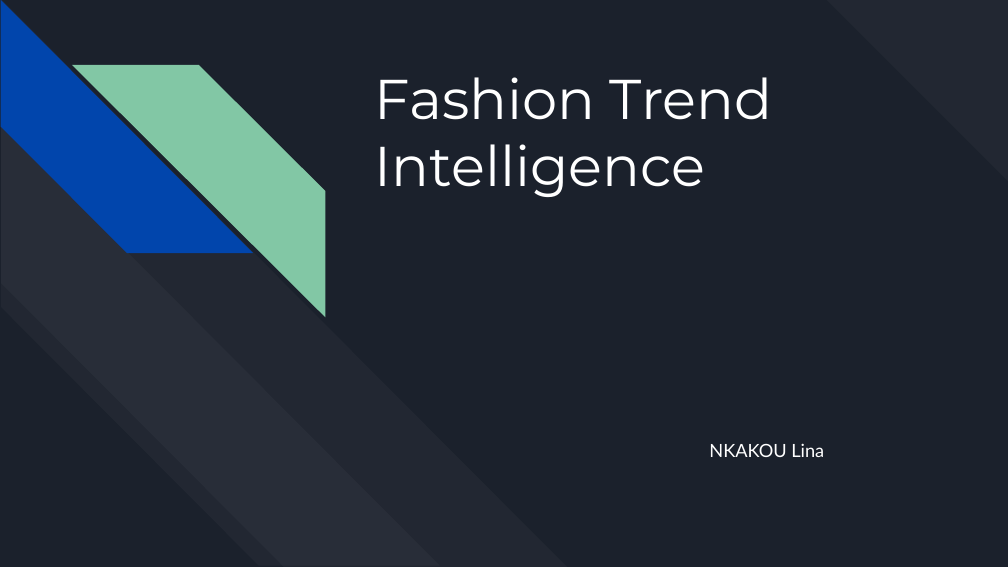
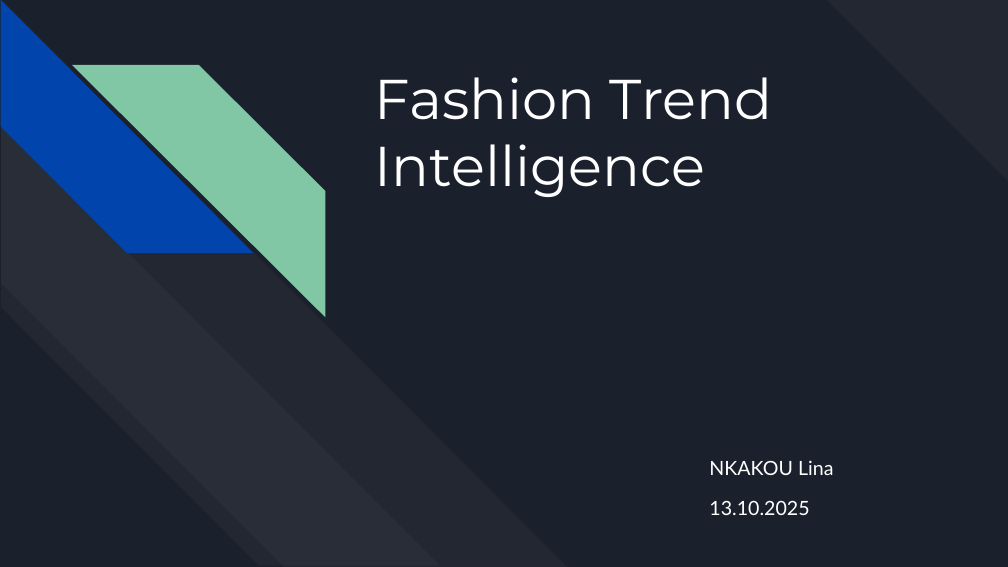
Before and after one commit to linalaetis/FashionTrend, a slide deck: slide 1 of docs/Nkakou_Lina_2_presentation_102025.pptx. Drawn at 1008x567 pixels with LibreOffice and Linux fonts; fonts in the diff are those of the drawing. Boxes give left, top, right and bottom in pixels: in the first picture for what was removed or moved away, otherwise in the second. Text is boxed around its words. In the diff, an @@ line names an element or a change of style, - is before the commit and + after.

```diff
--- a/docs/Nkakou_Lina_2_presentation_102025.pptx
+++ b/docs/Nkakou_Lina_2_presentation_102025.pptx
@@ subtitle at box(709, 460, 833, 475): size 13 to 14 pt in "NKAKOU Lina"; line spacing 1 to 1.7 @@
@@ subtitle at box(709, 500, 809, 515): paragraph added @@
+13.10.2025
```
Also in this commit, not shown: 5 other slides changed, 2 slides added, 2 slides removed, 3 other files.
